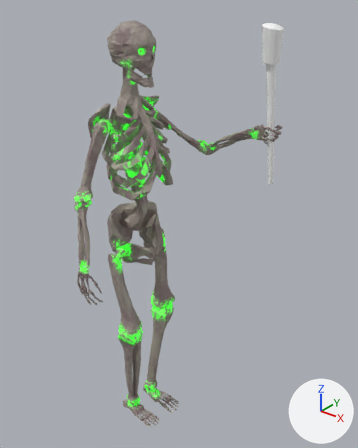
What one commit did to the Blender file models/actors/skeleton/skeleton_player.blend.
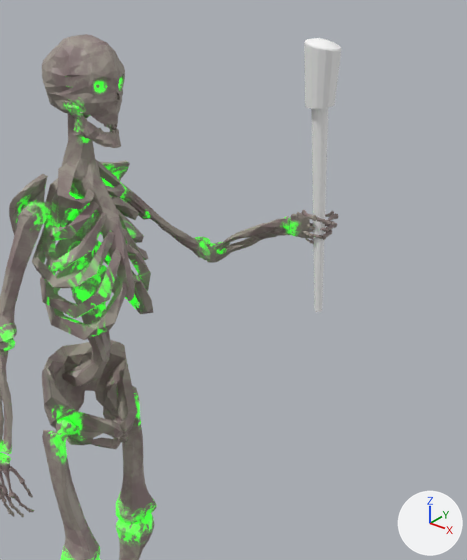
Each version is shown whole from a 50 mm camera at (1.316, -1.37, 1.936) aimed at (0.159, 0.077, 1.039), then close up on the part from 23% to 100% of the width and 0% to 74% of the height. Lighting does not change. The marker at lower right points along +X, +Y and +Z.

The older version as bpy lines, for what is in view:
```python
ob_index1_l = bpy.data.objects.new('Index1.L', me_cube_050)
ob_index1_l.location = (1.28, 0.626, 1.331)
ob_index1_l.rotation_euler = (1.029, -1.398, -0.346)  # degrees (59, -80, -20)
ob_index2_l = bpy.data.objects.new('Index2.L', me_cube_051)
ob_index2_l.location = (0.245, -0.495, 1.133)
ob_index2_l.rotation_euler = (-0.0314, -1.081, -1.326)  # degrees (-1.8, -62, -76)
ob_little1_l = bpy.data.objects.new('Little1.L', me_cube_046)
ob_little1_l.location = (1.29, 0.602, 1.353)
ob_little1_l.rotation_euler = (1.099, -1.398, -0.443)  # degrees (63, -80, -25)
ob_lowerarm_l = bpy.data.objects.new('LowerArm.L', me_cube_022)
ob_lowerarm_l.location = (1.257, -0.155, 1.378)
ob_lowerarm_l.rotation_euler = (1.748, -0.952, -1.919)  # degrees (100, -55, -110)
ob_middle1_l = bpy.data.objects.new('Middle1.L', me_cube_054)
ob_middle1_l.location = (1.293, 0.588, 1.344)
ob_middle1_l.rotation_euler = (1.099, -1.398, -0.443)  # degrees (63, -80, -25)
ob_middle2_l = bpy.data.objects.new('Middle2.L', me_cube_055)
ob_middle2_l.location = (0.334, -0.556, 1.369)
ob_middle2_l.rotation_euler = (0.0754, -1.354, -1.409)  # degrees (4.3, -78, -81)
ob_skull = bpy.data.objects.new('Skull', me_plane_007)
ob_skull.location = (0.001, 0.0, 0.0)
ob_torch_001 = bpy.data.objects.new('Torch.001', me_cylinder_001)
ob_torch_001.location = (0.433, 0.323, 1.153)
ob_torch_001.rotation_euler = (0.0544, 0.0854, -1.28)  # degrees (3.1, 4.9, -73)
ob_torch_001.scale = (0.155, 0.155, 0.155)
ob_upperarm_l = bpy.data.objects.new('UpperArm.L', me_cube_009)
ob_upperarm_l.location = (0.974, 0.348, 0.406)
ob_upperarm_l.rotation_euler = (0.447, -0.716, -0.313)  # degrees (26, -41, -18)
# also in view: 'Spine' at (0.017, -0.001, 1.334); 'UpperArm.R' at (-0.033, -0.195, 1.34); 'Shoulder.R' at (-0.05, -0.119, 1.452); 'Pelvis' at (-0.014, -0.002, 0.969); 'UpperLeg.L' at (0.022, 0.11, 0.763)
```
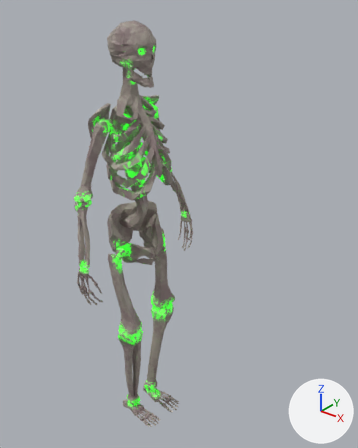
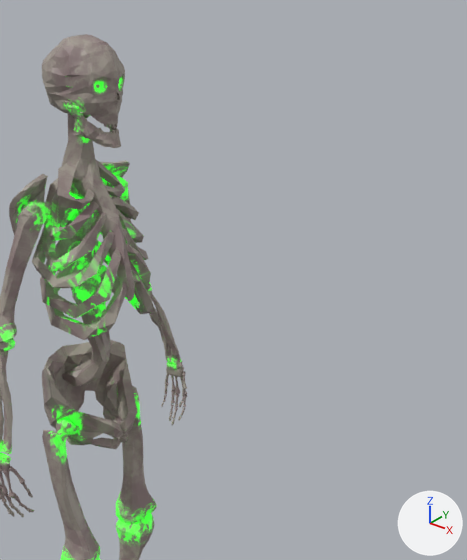
Where the newer file only moved an object's origin or applied its transform, the numbers keep the older frame.

What differs and where, as boxes (x1, y1, x2, y2) in the close-ups (467 x 560 px):
'Torch.001', hidden
    before: (304, 38, 341, 312)
'LowerArm.L', moved, turned
    before: (207, 216, 291, 263)
    after: (147, 282, 182, 364)
'UpperArm.L', moved, turned
    before: (105, 181, 211, 260)
    after: (107, 175, 138, 275)
'Wrist.L', moved, turned
    before: (290, 212, 310, 238)
    after: (166, 362, 184, 377)
'Thumb1.L', moved, turned
    before: (301, 210, 317, 221)
    after: (183, 371, 187, 389)
'Ring2.L', moved, turned
    before: (322, 229, 332, 240)
    after: (171, 390, 175, 404)
'Middle2.L', moved, turned
    before: (325, 224, 337, 232)
    after: (175, 394, 179, 408)
'Index2.L', moved, turned
    before: (326, 213, 338, 224)
    after: (182, 395, 187, 407)
'Thumb2.L', moved, turned
    before: (317, 217, 331, 225)
    after: (182, 390, 186, 401)
'Middle1.L', moved, turned
    before: (310, 221, 334, 227)
    after: (175, 376, 180, 394)
'Index1.L', moved, turned
    before: (309, 211, 334, 219)
    after: (180, 376, 187, 395)
'Ring3.L', moved, turned
    before: (309, 233, 322, 239)
    after: (170, 404, 174, 414)
'Middle3.L', moved, turned
    before: (312, 226, 326, 232)
    after: (172, 408, 178, 418)
'Ring1.L', moved, turned (not visible before)
    after: (171, 375, 176, 391)
'Little1.L', moved, turned
    before: (306, 236, 313, 239)
    after: (165, 374, 169, 385)

The change, as a list of edits to the scene's bpy script:
```text
Change me_cylinder_001:
    used by ob_torch_001; location = (0.433, 0.323, 1.153); delta_location = (0.0, 0.0, 0.0582); rotation_euler = (0.0544, 0.0854, -1.28), in degrees (3.1, 4.9, -73); scale = (0.155, 0.155, 0.155)
    remove me_cylinder_001.from_pydata(...)  # 130 vertices, 144 faces; spans x -0.25..0.25, y -0.21..0.28, z -0.02..3.9
    add me_cylinder_001.from_pydata(...)  # 130 vertices, 144 faces; spans x -1.74..2.04, y -3.74..-2.4, z -2.13..-1.54
    me_cylinder_001 part 1: 130 vertices removed from x -0.25..0.25, y -0.21..0.28, z -0.02..3.9
Change ob_lowerarm_l:
    ob_lowerarm_l.location: (1.257, -0.155, 1.378) -> (0.023, 0.039, 0.004)
    ob_lowerarm_l.rotation_euler: (1.748, -0.952, -1.919) -> (0.00175, 0.00816, -0.0259)  # degrees (100, -55, -110) -> degrees (0.1, 0.5, -1.5)
Change ob_upperarm_l:
    ob_upperarm_l.location: (0.974, 0.348, 0.406) -> (-0.062, 0.004, -0.001)
    ob_upperarm_l.rotation_euler: (0.447, -0.716, -0.313) -> (0.00175, 0.00816, -0.0259)  # degrees (26, -41, -18) -> degrees (0.1, 0.5, -1.5)
Change ob_index1_l:
    ob_index1_l.location: (1.28, 0.626, 1.331) -> (0.037, 0.048, 0.015)
    ob_index1_l.rotation_euler: (1.029, -1.398, -0.346) -> (0.0371, 0.0202, 0.0268)  # degrees (59, -80, -20) -> degrees (2.1, 1.2, 1.5)
Change ob_index2_l:
    ob_index2_l.location: (0.245, -0.495, 1.133) -> (0.137, -0.04, 0.037)
    ob_index2_l.rotation_euler: (-0.0314, -1.081, -1.326) -> (0.00977, -0.00211, 0.0436)  # degrees (-1.8, -62, -76) -> degrees (0.6, -0.1, 2.5)
Change ob_little1_l:
    ob_little1_l.location: (1.29, 0.602, 1.353) -> (0.062, 0.027, 0.023)
    ob_little1_l.rotation_euler: (1.099, -1.398, -0.443) -> (0.0116, 0.0063, 0.0178)  # degrees (63, -80, -25) -> degrees (0.7, 0.4, 1)
Change ob_middle1_l:
    ob_middle1_l.location: (1.293, 0.588, 1.344) -> (0.056, 0.012, 0.029)
    ob_middle1_l.rotation_euler: (1.099, -1.398, -0.443) -> (0.0116, 0.0063, 0.0178)  # degrees (63, -80, -25) -> degrees (0.7, 0.4, 1)
Change ob_middle2_l:
    ob_middle2_l.location: (0.334, -0.556, 1.369) -> (0.168, 0.015, 0.022)
    ob_middle2_l.rotation_euler: (0.0754, -1.354, -1.409) -> (0.00977, -0.00211, 0.0436)  # degrees (4.3, -78, -81) -> degrees (0.6, -0.1, 2.5)
Change ob_middle3_l:
    ob_middle3_l.location: (-0.35, -0.033, 1.395) -> (0.112, -0.033, 0.032)
    ob_middle3_l.rotation_euler: (-0.478, -1.395, -1.85) -> (0.00977, -0.00211, 0.0436)  # degrees (-27, -80, -106) -> degrees (0.6, -0.1, 2.5)
Change ob_ring1_l:
    ob_ring1_l.location: (1.287, 0.62, 1.407) -> (0.113, 0.052, 0.019)
    ob_ring1_l.rotation_euler: (1.099, -1.398, -0.443) -> (0.0116, 0.0063, 0.0178)  # degrees (63, -80, -25) -> degrees (0.7, 0.4, 1)
Change ob_ring2_l:
    ob_ring2_l.location: (0.213, -0.545, 1.409) -> (0.136, -0.14, 0.093)
    ob_ring2_l.rotation_euler: (-0.508, -1.325, -0.771) -> (0.00977, -0.00211, 0.0436)  # degrees (-29, -76, -44) -> degrees (0.6, -0.1, 2.5)
Change ob_ring3_l:
    ob_ring3_l.location: (-0.274, -0.189, 1.498) -> (0.115, 0.057, -0.001)
    ob_ring3_l.rotation_euler: (-1.254, -1.407, -0.99) -> (0.00977, -0.00211, 0.0436)  # degrees (-72, -81, -57) -> degrees (0.6, -0.1, 2.5)
Change ob_thumb1_l:
    ob_thumb1_l.location: (1.268, 0.186, 1.826) -> (0.215, 0.452, -0.001)
    ob_thumb1_l.rotation_euler: (1.822, -0.261, -1.587) -> (0.00977, -0.00211, 0.0436)  # degrees (104, -15, -91) -> degrees (0.6, -0.1, 2.5)
Change ob_thumb2_l:
    ob_thumb2_l.location: (1.21, 0.751, 1.562) -> (0.197, 0.303, -0.016)
    ob_thumb2_l.rotation_euler: (1.7, -0.123, -0.872) -> (0.00977, -0.00211, 0.0436)  # degrees (97, -7, -50) -> degrees (0.6, -0.1, 2.5)
Change ob_wrist_l:
    ob_wrist_l.location: (1.339, 0.44, 1.372) -> (0.104, -0.127, 0.083)
    ob_wrist_l.rotation_euler: (1.271, -1.319, -0.611) -> (0.0199, 0.00425, -0.0678)  # degrees (73, -76, -35) -> degrees (1.1, 0.2, -3.9)
Change ob_torch_001:
    add ob_torch_001.hide_set(True)  # its collection is switched off
```
